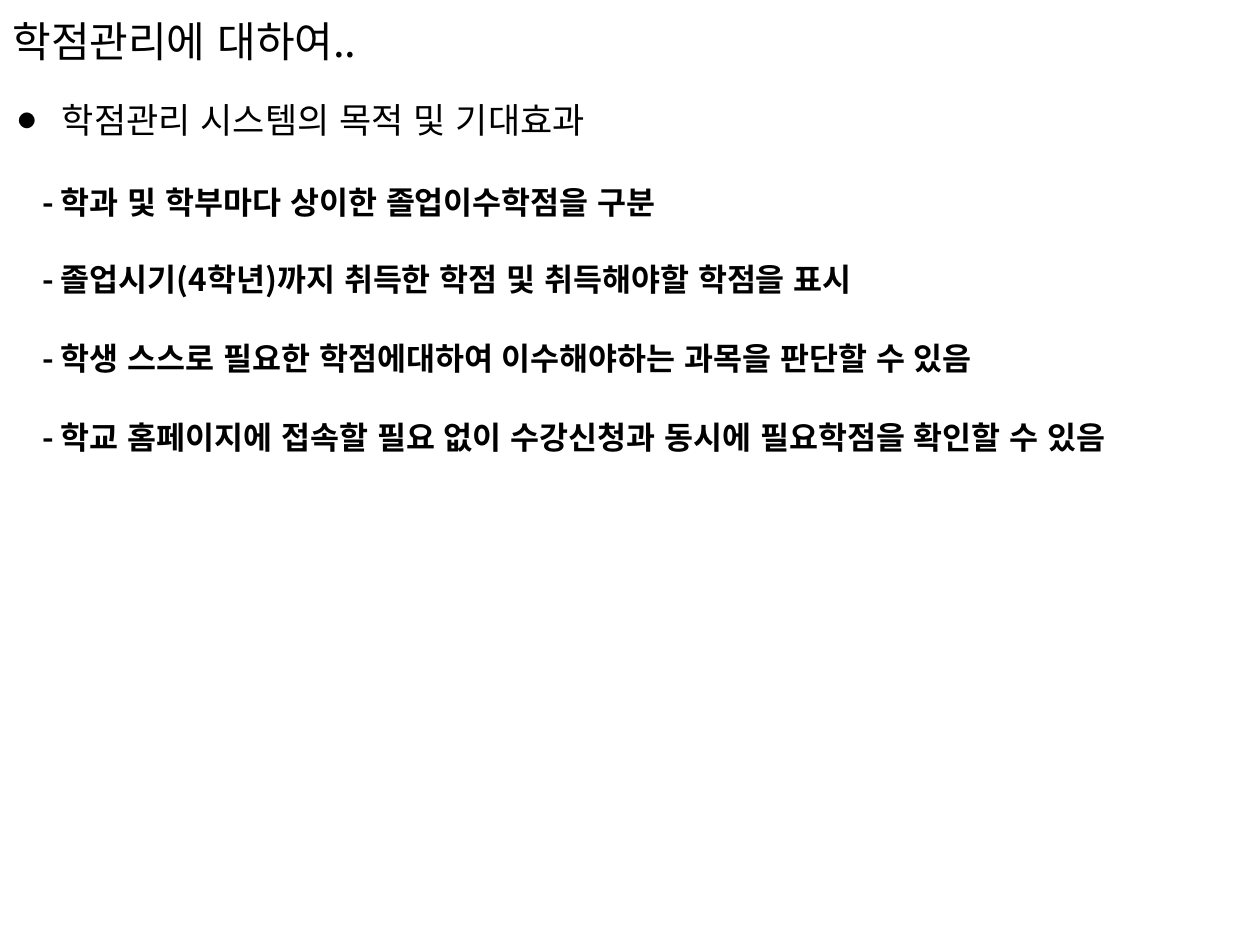
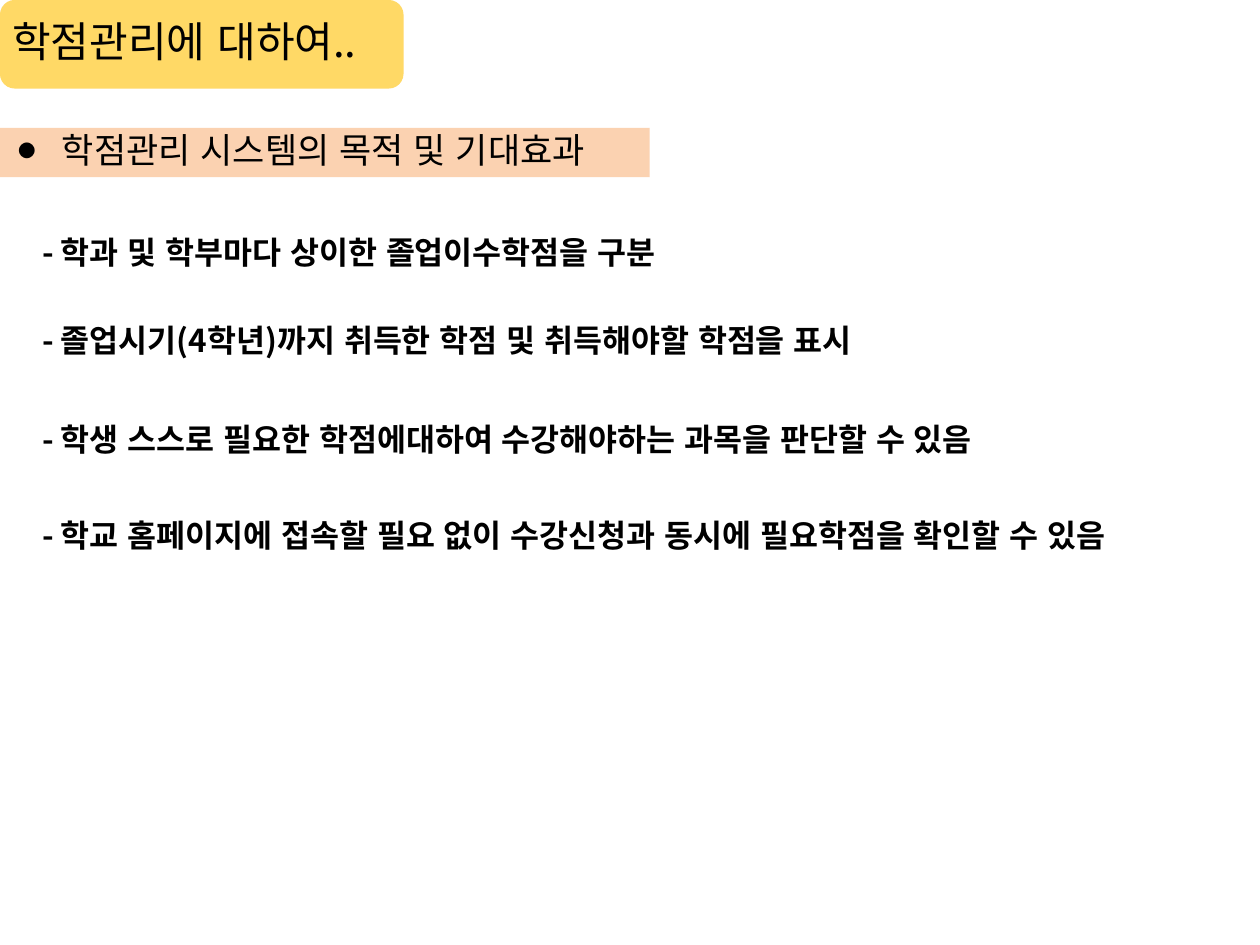
Before and after one commit to ShinHyungjin/Java_Swing_Project, a slide deck: slide 14 of PPT Source/PowerPoinT/Team4 PPT1.pptx. Drawn at 1260x945 pixels with LibreOffice and Linux fonts; fonts in the diff are those of the drawing. Boxes give left, top, right and bottom in pixels: in the first picture for what was removed or moved away, otherwise in the second. Text is boxed around its words. In the diff, an @@ line names an element or a change of style, - is before the commit and + after.

```diff
--- a/PPT Source/PowerPoinT/Team4 PPT1.pptx
+++ b/PPT Source/PowerPoinT/Team4 PPT1.pptx
@@ rounded rectangle added at (0,0,403,88), fill #FFC000 at 60% opacity @@
@@ rectangle added at (0,129,650,178), fill #FAC090 at 70% opacity @@
@@ text "●": place and size @@
-text "●" at (6,103,49,137)
+text "●" at (6,134,49,168)
@@ text "학점관리 시스템의 목적 및 기대효과": place and size @@
-text "학점관리 시스템의 목적 및 기대효과" at (62,104,585,136)
+text "학점관리 시스템의 목적 및 기대효과" at (62,134,585,166)
@@ text "- 학과 및 학부마다 상이한 ...": place and size @@
-text "- 학과 및 학부마다 상이한 ..." at (61,187,656,217)
+text "- 학과 및 학부마다 상이한 ..." at (61,237,656,267)
@@ text "- 졸업시기(4학년)까지 취득한 학점 및 ...": place and size @@
-text "- 졸업시기(4학년)까지 취득한 학점 및 ..." at (61,264,852,298)
+text "- 졸업시기(4학년)까지 취득한 학점 및 ..." at (61,325,852,359)
@@ text at (61,424,972,454): text changed @@
-- 학생 스스로 필요한 학점에대하여 이수해야하는 과목을 판단할 수 있음
+- 학생 스스로 필요한 학점에대하여 수강해야하는 과목을 판단할 수 있음
@@ text "- 학교 홈페이지에 접속할 필요 ...": place and size @@
-text "- 학교 홈페이지에 접속할 필요 ..." at (61,422,1105,452)
+text "- 학교 홈페이지에 접속할 필요 ..." at (61,520,1105,550)
```
Also in this commit, not shown: 12 other slides changed, 5 slides added, 1 other file.
